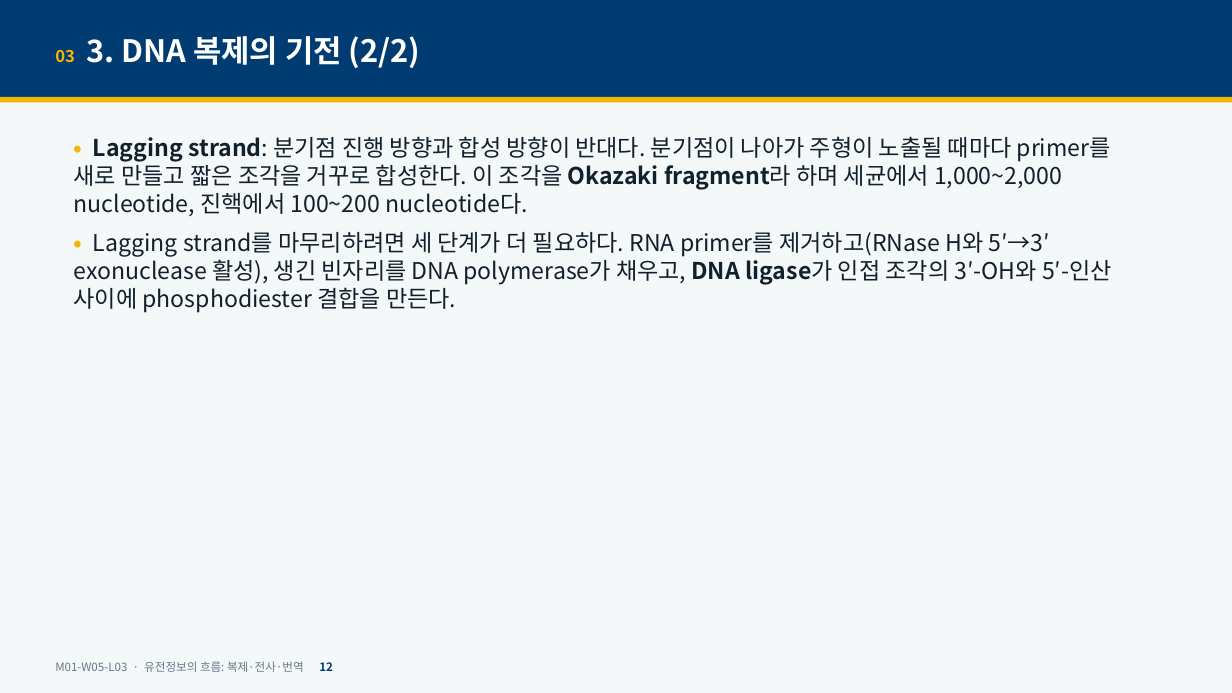
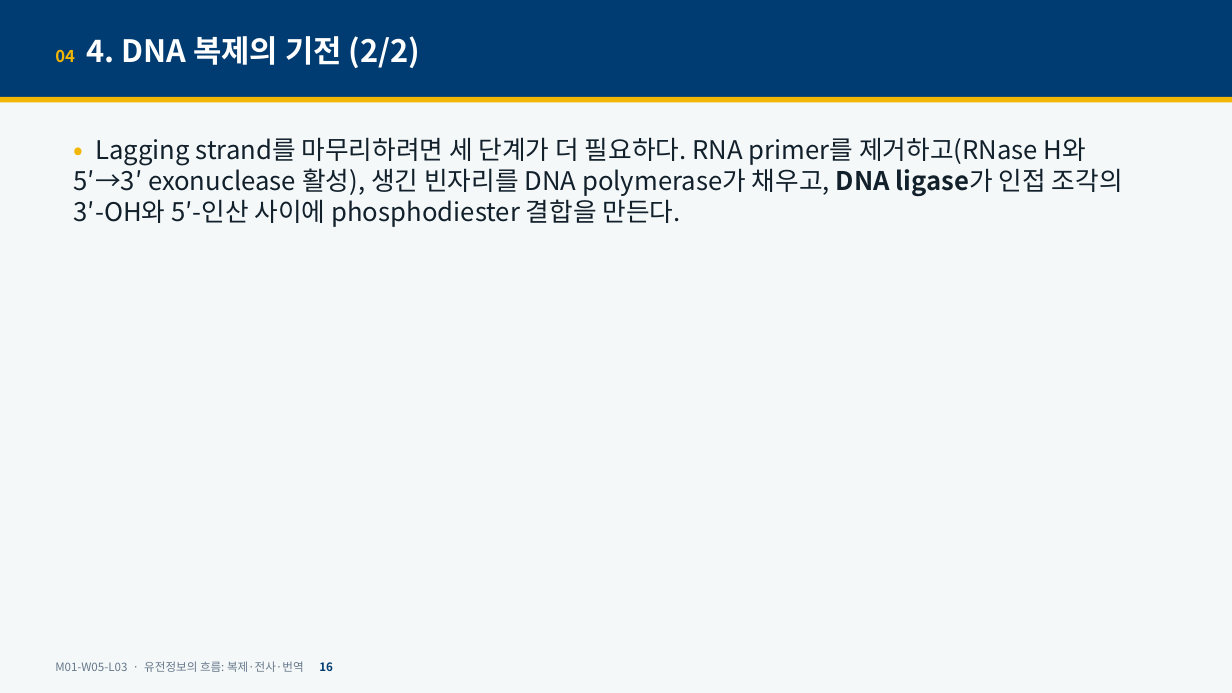
Before and after one commit to hoperiasd2/hoperiasd2.github.io, a slide deck: slide 16 of curriculum/M01/W05/L03/slides.pptx (slide 12 before the commit). Drawn at 1232x693 pixels with LibreOffice and Linux fonts; fonts in the diff are those of the drawing. Boxes give left, top, right and bottom in pixels: in the first picture for what was removed or moved away, otherwise in the second. Text is boxed around its words. In the diff, an @@ line names an element or a change of style, - is before the commit and + after.

```diff
--- a/curriculum/M01/W05/L03/slides.pptx
+++ b/curriculum/M01/W05/L03/slides.pptx
@@ text at (55,36,421,68): text changed @@
-03 3. DNA 복제의 기전 (2/2)
+04 4. DNA 복제의 기전 (2/2)
@@ text "• Lagging strand를 마무리하려면 세 ..." at (74,137,1123,227): size 18 to 20 pt @@
@@ text at (74,136,1111,216): paragraph removed @@
-• Lagging strand: 분기점 진행 방향과 합성 방향이 반대다. 분기점이 나아가 주형이 노출될 때마다 primer를 새로 만들고 짧은 조각을 거꾸로 합성한다. 이 조각을 Okazaki fragment라 하며 세균에서 1,000~2,000 nucleotide, 진핵에서 100~200 nucleotide다.
@@ text at (55,661,333,672): text changed @@
-M01-W05-L03 · 유전정보의 흐름: 복제·전사·번역 12
+M01-W05-L03 · 유전정보의 흐름: 복제·전사·번역 16
```
Also in this commit, not shown: 39 other slides changed, 2 slides added, 3 other files.
